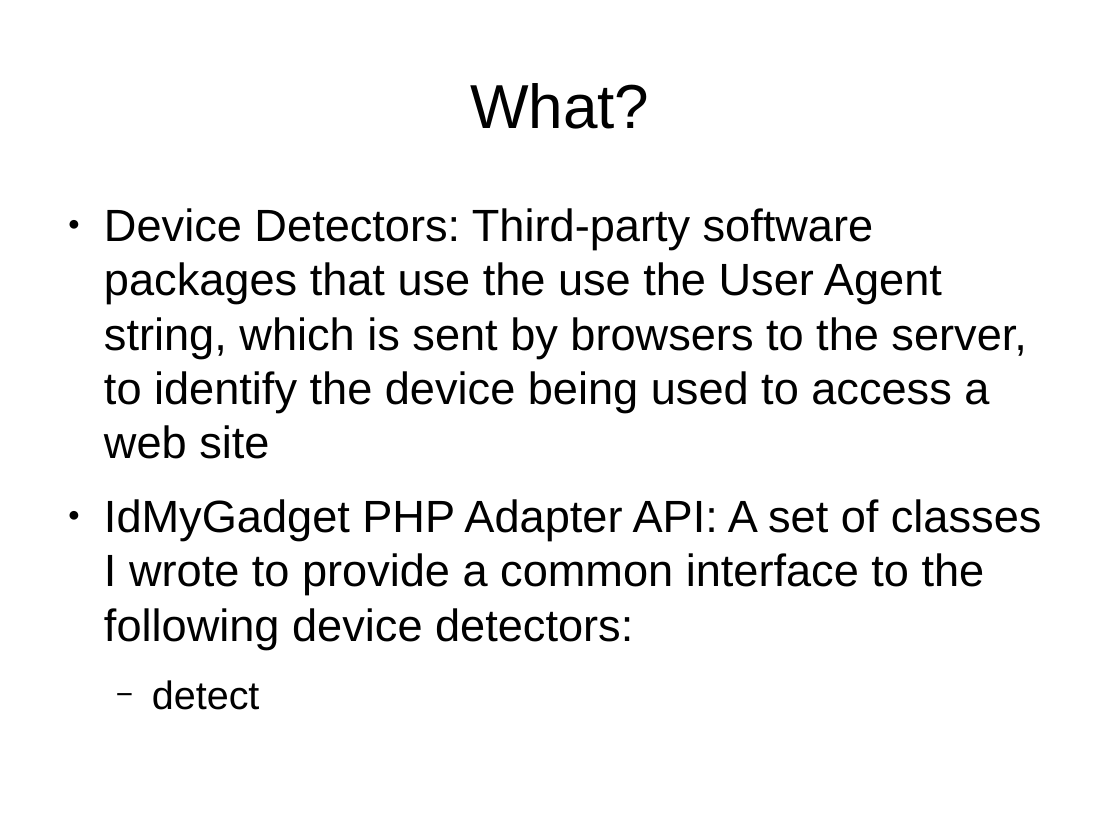
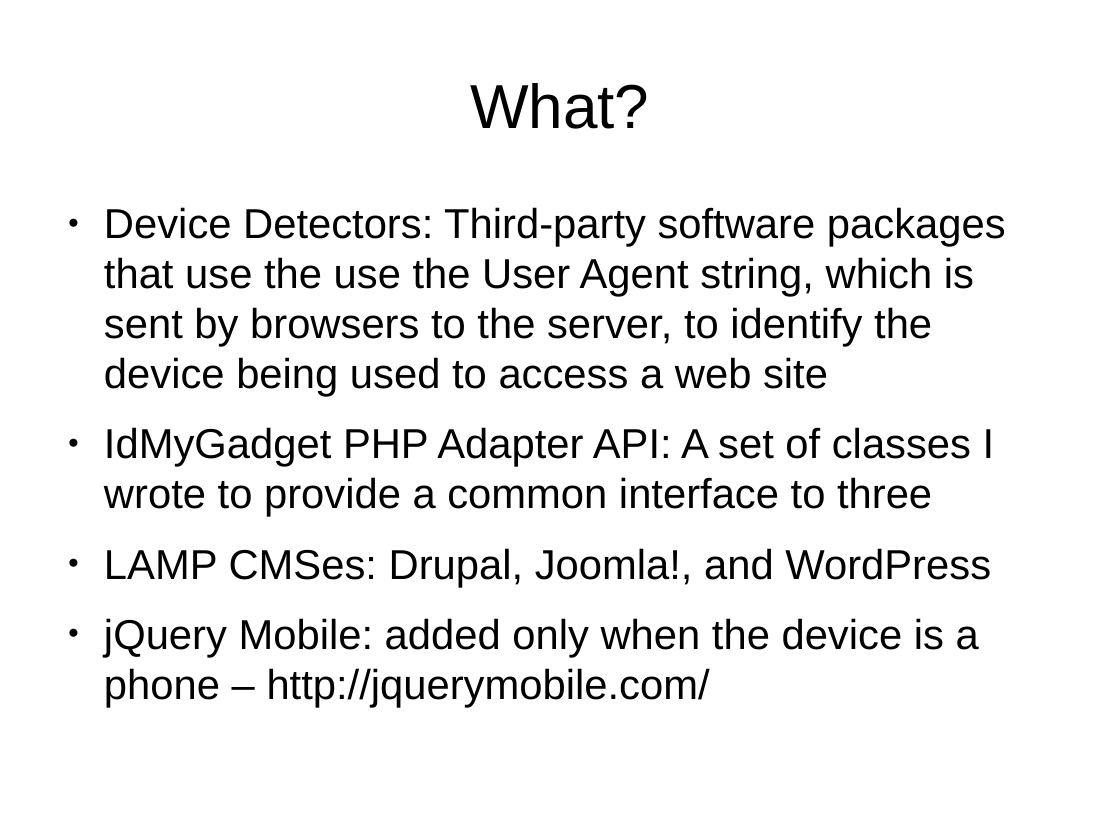
Before and after one commit to tomwhartung/jmws_accoutrements, a slide deck: slide 4 of presentations/2016_04-AWD_in_PHP_CMSes/AWD_in_PHP_CMSes-slides.odp. Drawn at 1120x840 pixels with LibreOffice and Linux fonts; fonts in the diff are those of the drawing. Boxes give left, top, right and bottom in pixels: in the first picture for what was removed or moved away, otherwise in the second. Text is boxed around its words. In the diff, an @@ line names an element or a change of style, - is before the commit and + after.

Commit message:
Working on "What." Libre Office Impress offers only one level of undo, so there may be a lot of checkins today.

```diff
--- a/presentations/2016_04-AWD_in_PHP_CMSes/AWD_in_PHP_CMSes-slides.odp
+++ b/presentations/2016_04-AWD_in_PHP_CMSes/AWD_in_PHP_CMSes-slides.odp
@@ text at box(104, 207, 1006, 397): size 32 to 29.6 pt in "Device Detectors: Third-party software packages that use ..." @@
@@ text at box(104, 427, 995, 708): text changed; size 32 to 29.6 pt @@
-● IdMyGadget PHP Adapter API: A set of classes I wrote to provide a common interface to the following device detectors:
-  − detect
+● IdMyGadget PHP Adapter API: A set of classes I wrote to provide a common interface to three
+● LAMP CMSes: Drupal, Joomla!, and WordPress
+● jQuery Mobile: added only when the device is a phone – http://jquerymobile.com/
```
Also in this commit, not shown: 2 other slides changed.
